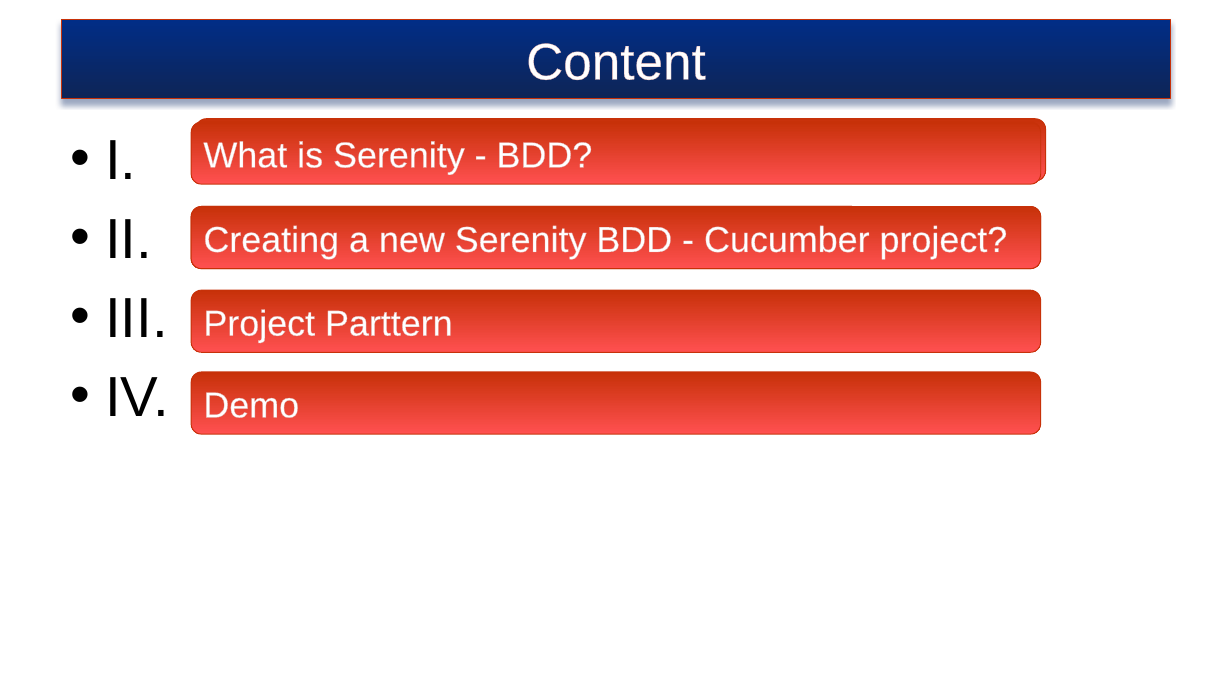
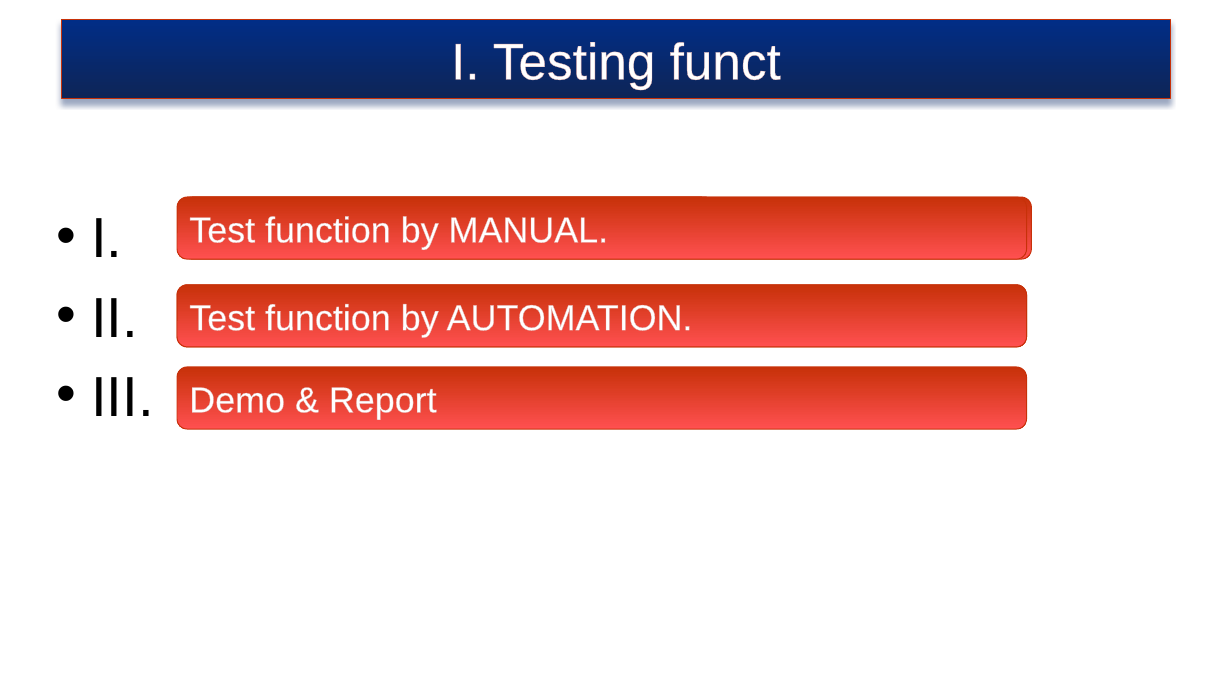
Before and after one commit to truyenkv/sharing, a slide deck: slide 2 of Sharing.pptx. Drawn at 1232x693 pixels with LibreOffice and Linux fonts; fonts in the diff are those of the drawing; background and template pictures are left out. Boxes give left, top, right and bottom in pixels: in the first picture for what was removed or moved away, otherwise in the second. Text is boxed around its words. In the diff, an @@ line names an element or a change of style, - is before the commit and + after.

```diff
--- a/Sharing.pptx
+++ b/Sharing.pptx
@@ text in rectangle at [451,42,781,89]: text changed @@
-Content
+I. Testing funct
@@ rounded rectangle "Test function by MANUAL.": place and size @@
-rounded rectangle "Test function by MANUAL." at [191,122,1041,184]
+rounded rectangle "Test function by MANUAL." at [177,197,1027,259]
@@ text in rounded rectangle at [265,216,609,249]: text changed @@
-What is Serenity - BDD?
+Test function by MANUAL.
@@ 3 rounded rectangles, 1 text: place and size @@
-3 rounded rectangles, 1 text at [105,118,1045,416]
+3 rounded rectangles, 1 text at [91,197,1031,416]
@@ rounded rectangle removed at [191,290,1041,352] @@
-Project Parttern
@@ text in rounded rectangle at [189,304,693,337]: text changed @@
-Creating a new Serenity BDD - Cucumber project?
+Test function by AUTOMATION.
@@ text at [105,377,169,416]: paragraph removed @@
-• IV.
@@ rounded rectangle "Demo & Report": place and size @@
-rounded rectangle "Demo & Report" at [191,372,1041,434]
+rounded rectangle "Demo & Report" at [177,367,1027,429]
@@ text in rounded rectangle at [189,387,437,419]: text changed @@
-Demo
+Demo & Report
```
Also in this commit, not shown: 3 other slides changed, 4 slides added, 11 slides removed.
